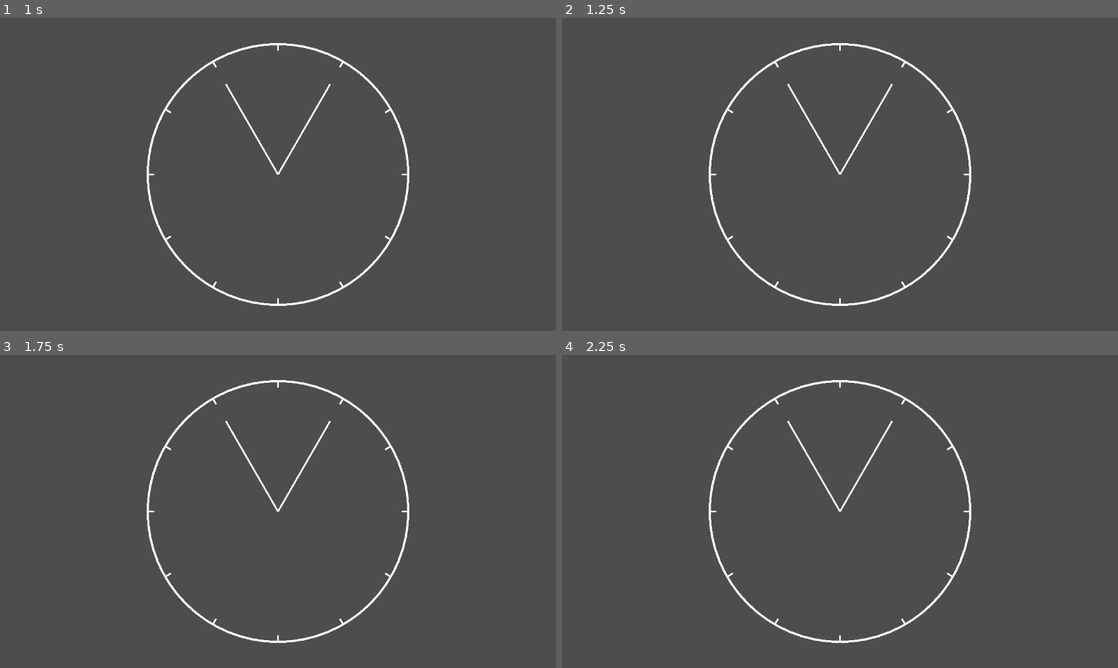
Above: before the commit, frames 1-4 (two rows, left to right).
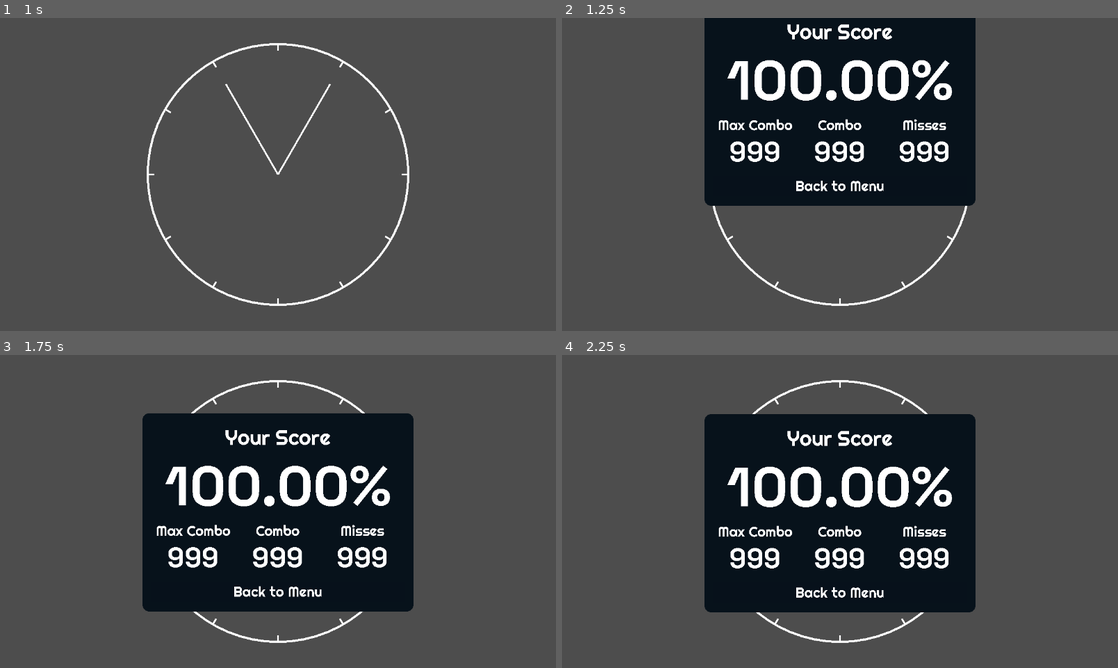
Above: after the commit, the same moments.

Repository: jollyroger182/clocked-in
Game: Godot game, scene res://scenes/menu/menu.tscn
Two runs of this game, one before a commit and one after it. Both use one fixed random seed, a clock stepped at 60 frames per second and the inputs below. Sound files missing from this copy of the repository are replaced by a short silence.
Inputs (mouse positions are in pixels of both pictures, inside the frame that each line leads up to):
- Up to frame 1 (1 s): click "play" at 0.5 s
- Up to frame 2 (1.25 s): no input
- Up to frame 3 (1.75 s): click (278, 524) at 1.25 s, where only the run after the commit has a clickable "Back to Menu"
- Up to frame 4 (2.25 s): tap Enter at 2 s; move the mouse to (962, 495) at 2.02 s; hold Right from 2.03 s (still down); hold Space (hit) from 2.03 s (still down); click (962, 495) at 2.17 s

Frame 1 is identical in both runs. In frame 2, 29% of the frame differs, in the area x 25-75%, y 0-60%; in frame 3, 31%; in frame 4, 31%, in the area x 25-75%, y 18-83%.

Commit message:
add ending menu, todo set text

Diff:
--- a/assets/resources/themes/good.tres
+++ b/assets/resources/themes/good.tres
@@ -1,6 +1,7 @@
-[gd_resource type="Theme" load_steps=7 format=3 uid="uid://b1ma6lppmv7qs"]
+[gd_resource type="Theme" load_steps=18 format=3 uid="uid://b1ma6lppmv7qs"]
 
 [ext_resource type="FontFile" uid="uid://dspt8oan81kdr" path="res://assets/fonts/Righteous-Regular.ttf" id="1_2wfrt"]
+[ext_resource type="FontFile" uid="uid://dq1nhpf7cww06" path="res://assets/fonts/SpaceGrotesk-Bold.ttf" id="2_8tbei"]
 
 [sub_resource type="StyleBoxEmpty" id="StyleBoxEmpty_2wfrt"]
 
@@ -30,8 +31,77 @@
 expand_margin_bottom = 2.0
 anti_aliasing = false
 
+[sub_resource type="StyleBoxFlat" id="StyleBoxFlat_rtlwo"]
+bg_color = Color(0.83137256, 0.8745098, 0.78039217, 1)
+corner_radius_top_left = 8
+corner_radius_top_right = 8
+corner_radius_bottom_right = 8
+corner_radius_bottom_left = 8
+
+[sub_resource type="StyleBoxEmpty" id="StyleBoxEmpty_v5a4g"]
+
+[sub_resource type="StyleBoxFlat" id="StyleBoxFlat_gu1e8"]
+content_margin_left = 8.0
+content_margin_top = 0.0
+content_margin_right = 8.0
+content_margin_bottom = 0.0
+bg_color = Color(0.050980393, 0.09411765, 0.12941177, 1)
+corner_radius_top_left = 8
+corner_radius_top_right = 8
+corner_radius_bottom_right = 8
+corner_radius_bottom_left = 8
+
 [sub_resource type="StyleBoxFlat" id="StyleBoxFlat_8tbei"]
 bg_color = Color(0.02745098, 0.07058824, 0.105882354, 1)
+
+[sub_resource type="StyleBoxFlat" id="StyleBoxFlat_kusne"]
+bg_color = Color(0.050980393, 0.09411765, 0.12941177, 1)
+corner_radius_top_left = 4
+corner_radius_top_right = 4
+corner_radius_bottom_right = 4
+corner_radius_bottom_left = 4
+
+[sub_resource type="StyleBoxFlat" id="StyleBoxFlat_ergtw"]
+bg_color = Color(0.078332834, 0.13241568, 0.17667487, 1)
+corner_radius_top_left = 4
+corner_radius_top_right = 4
+corner_radius_bottom_right = 4
+corner_radius_bottom_left = 4
+
+[sub_resource type="StyleBoxFlat" id="StyleBoxFlat_2eu43"]
+bg_color = Color(0.050980393, 0.09411765, 0.12941177, 1)
+corner_radius_top_left = 4
+corner_radius_top_right = 4
+corner_radius_bottom_right = 4
+corner_radius_bottom_left = 4
+
+[sub_resource type="StyleBoxFlat" id="StyleBoxFlat_qfovf"]
+bg_color = Color(0.078431375, 0.13333334, 0.1764706, 1)
+corner_radius_top_left = 4
+corner_radius_top_right = 4
+corner_radius_bottom_right = 4
+corner_radius_bottom_left = 4
+
+[sub_resource type="StyleBoxFlat" id="StyleBoxFlat_n1gol"]
+content_margin_left = 8.0
+content_margin_top = 0.0
+content_margin_right = 8.0
+content_margin_bottom = 0.0
+bg_color = Color(0.050980393, 0.09411765, 0.12941177, 1)
+corner_radius_top_left = 8
+corner_radius_top_right = 8
+corner_radius_bottom_right = 8
+corner_radius_bottom_left = 8
+
+[sub_resource type="StyleBoxEmpty" id="StyleBoxEmpty_jxt4s"]
+
+[sub_resource type="StyleBoxFlat" id="StyleBoxFlat_4cm23"]
+content_margin_left = 8.0
+bg_color = Color(0.050699998, 0.09431501, 0.13, 1)
+corner_radius_top_left = 8
+corner_radius_top_right = 8
+corner_radius_bottom_right = 8
+corner_radius_bottom_left = 8
 
 [resource]
 Button/colors/font_color = Color(1, 1, 1, 1)
@@ -44,7 +114,24 @@
 Button/styles/hover = SubResource("StyleBoxFlat_q1pu2")
 Button/styles/normal = SubResource("StyleBoxFlat_2wfrt")
 Button/styles/pressed = SubResource("StyleBoxFlat_1owqq")
+HSlider/styles/grabber_area = SubResource("StyleBoxFlat_rtlwo")
 Label/font_sizes/font_size = 32
 Label/fonts/font = ExtResource("1_2wfrt")
+LineEdit/font_sizes/font_size = 24
+LineEdit/fonts/font = ExtResource("2_8tbei")
+LineEdit/styles/focus = SubResource("StyleBoxEmpty_v5a4g")
+LineEdit/styles/normal = SubResource("StyleBoxFlat_gu1e8")
 Panel/styles/panel = SubResource("StyleBoxFlat_8tbei")
+SpinBox/constants/buttons_width = 20
+SpinBox/constants/field_and_buttons_separation = 4
+SpinBox/styles/down_background_hovered = SubResource("StyleBoxFlat_kusne")
+SpinBox/styles/down_background_pressed = SubResource("StyleBoxFlat_ergtw")
+SpinBox/styles/up_background_hovered = SubResource("StyleBoxFlat_2eu43")
+SpinBox/styles/up_background_pressed = SubResource("StyleBoxFlat_qfovf")
+SpinBoxInnerLineEdit/base_type = &"LineEdit"
+SpinBoxInnerLineEdit/styles/normal = SubResource("StyleBoxFlat_n1gol")
+TextEdit/font_sizes/font_size = 24
+TextEdit/fonts/font = ExtResource("2_8tbei")
+TextEdit/styles/focus = SubResource("StyleBoxEmpty_jxt4s")
+TextEdit/styles/normal = SubResource("StyleBoxFlat_4cm23")
 VBoxContainer/constants/separation = 20
--- a/autoloads/game_state.gd
+++ b/autoloads/game_state.gd
@@ -2,3 +2,18 @@
 
 var level: Dictionary
 var music_path: String
+
+var stats: Dictionary = {
+	'score' = 0,
+	'max_combo' = 0,
+	'perfects' = 0,
+	'combo' = 0,
+	'misses' = 0,
+	'total_offset' = 0.0,
+	'num_notes' = 0,
+	'avg_offset' = 0.0,
+	'finished' = false,
+	'percentage_notes' = 0.0,
+	'percentage_score' = 0.0,
+	'percentage_overall' = 0.0
+}
--- a/scenes/game/game.gd
+++ b/scenes/game/game.gd
@@ -11,6 +11,7 @@
 
 
 func _ready() -> void:
+	GameState.stats['num_notes'] = events.size()
 	conductor.volume_linear = Settings.master_volume * Settings.music_volume
 	var stream = AudioStreamWAV.load_from_file(GameState.music_path)
 	conductor.set_audio(stream)
@@ -18,6 +19,8 @@
 
 
 func _process(_delta: float) -> void:
+	if not conductor.playing:
+		end(true)
 	var pos = conductor.playback_pos - Settings.offset/1000.0
 	while event_index < events.size() and pos > events[event_index]["time"]:
 		var event = events[event_index]
@@ -32,6 +35,13 @@
 		event_index += 1
 	hands.process()
 
+func end(finished: bool) -> void:
+	if finished:
+		GameState.stats['finished'] = finished
+		GameState.stats['avg_offset'] = GameState.stats['total_offset'] / (GameState.stats['num_notes'] - GameState.stats['misses'])
+		$menus/summary.enter()
+	else:
+		SceneManager.change_scene("menu")
 
 func _unhandled_key_input(event: InputEvent) -> void:
 	if event.is_action_pressed("pause"):
--- a/scenes/game/game.tscn
+++ b/scenes/game/game.tscn
@@ -7,12 +7,13 @@
 [ext_resource type="Script" uid="uid://cy4axvv5kvnwb" path="res://scenes/game/notes.gd" id="3_lfrn8"]
 [ext_resource type="PackedScene" uid="uid://dqsf0q8tcjq44" path="res://scenes/menu/pause.tscn" id="6_5i0tg"]
 [ext_resource type="PackedScene" uid="uid://dc01fvxkslqib" path="res://scenes/menu/countdown.tscn" id="7_bdhmt"]
+[ext_resource type="PackedScene" uid="uid://cxfpytscooaui" path="res://scenes/menu/summary.tscn" id="8_87uf6"]
 
 [node name="Game" type="Node2D" node_paths=PackedStringArray("conductor", "hands", "pause_menu")]
 script = ExtResource("1_kelw5")
 conductor = NodePath("Conductor")
 hands = NodePath("Hands")
-pause_menu = NodePath("CanvasLayer/pause")
+pause_menu = NodePath("menus/pause")
 
 [node name="Input" type="Node" parent="."]
 script = ExtResource("2_kelw5")
@@ -46,9 +47,12 @@
 [node name="tierSpawn" type="Marker2D" parent="."]
 position = Vector2(501, 223)
 
-[node name="CanvasLayer" type="CanvasLayer" parent="."]
+[node name="menus" type="CanvasLayer" parent="."]
 
-[node name="pause" parent="CanvasLayer" instance=ExtResource("6_5i0tg")]
+[node name="pause" parent="menus" instance=ExtResource("6_5i0tg")]
 visible = false
 
-[node name="countdown" parent="CanvasLayer" instance=ExtResource("7_bdhmt")]
+[node name="countdown" parent="menus" instance=ExtResource("7_bdhmt")]
+
+[node name="summary" parent="menus" instance=ExtResource("8_87uf6")]
+visible = false
--- a/scenes/game/notes.gd
+++ b/scenes/game/notes.gd
@@ -38,13 +38,25 @@
 	var note = notes[note_index]
 	var diff = conductor.playback_pos - Settings.offset/1000.0 - note["time"]
 	print(note, " ", diff, " ", note_index)
+	var index := 0
 	for t in tiers:
+		index += 1
 		if abs(diff) < t.get("threshold"):
 			print("judge: ", t)
 			_spawn_tier(t["tier"], diff, t["color"])
+			# stats stuff update
+			GameState.stats['score'] += t['score']
+			if index == tiers.size() - 1:
+				GameState.stats['combo'] = 0
+				GameState.stats['misses'] += 1
+			else:
+				GameState.stats['combo'] += 1
+				if GameState.stats['max_combo'] < GameState.stats['combo']: GameState.stats['max_combo'] = GameState.stats['combo']
+				GameState.stats['total_offset'] += diff
+			if index == 0:
+				GameState.stats['perfects'] += 1
 			note_index += 1
 			break
-
 
 func _process(_delta: float) -> void:
 	while note_index < notes.size() and notes[note_index]["time"] <= conductor.playback_pos - Settings.offset/1000.0 - miss_tier["threshold"]:
--- a/scenes/game/tier.tscn
+++ b/scenes/game/tier.tscn
@@ -16,9 +16,9 @@
 
 [node name="tierLabel" type="Label" parent="."]
 offset_left = -256.0
-offset_top = -74.0
+offset_top = -67.0
 offset_right = 256.0
-offset_bottom = -1.0
+offset_bottom = 6.0
 theme_override_fonts/font = ExtResource("2_xgi6i")
 text = "Perfect"
 label_settings = SubResource("LabelSettings_j67af")
--- a/scenes/menu/pause.tscn
+++ b/scenes/menu/pause.tscn
@@ -13,7 +13,7 @@
 material = ExtResource("1_4wejy")
 anchors_preset = 9
 anchor_bottom = 1.0
-offset_right = 186.0
+offset_right = 256.0
 grow_vertical = 2
 theme = ExtResource("2_1mvc1")
 script = ExtResource("3_1mso8")
@@ -22,12 +22,12 @@
 layout_mode = 1
 anchors_preset = 9
 anchor_bottom = 1.0
-offset_right = 186.0
+offset_right = 256.0
 grow_vertical = 2
-theme_override_constants/margin_left = 10
-theme_override_constants/margin_top = 20
-theme_override_constants/margin_right = 10
-theme_override_constants/margin_bottom = 20
+theme_override_constants/margin_left = 20
+theme_override_constants/margin_top = 40
+theme_override_constants/margin_right = 20
+theme_override_constants/margin_bottom = 40
 
 [node name="VBoxContainer" type="VBoxContainer" parent="MarginContainer"]
 layout_mode = 2
--- /dev/null
+++ b/scenes/menu/summary.gd
@@ -0,0 +1,14 @@
+extends Panel
+
+var duration = 1.5
+
+func _on_menubutton_button_up() -> void:
+	SceneManager.change_scene("menu")
+
+func enter() -> void:
+	global_position.y = -size.y
+	self.visible = true
+	var tween = create_tween()
+	tween.set_trans(Tween.TRANS_EXPO)
+	tween.set_ease(Tween.EASE_OUT)
+	tween.tween_property(self, "global_position:y", 136, duration)
--- /dev/null
+++ b/scenes/menu/summary.tscn
@@ -0,0 +1,139 @@
+[gd_scene load_steps=10 format=3 uid="uid://cxfpytscooaui"]
+
+[ext_resource type="Theme" uid="uid://b1ma6lppmv7qs" path="res://assets/resources/themes/good.tres" id="1_hkttv"]
+[ext_resource type="Material" uid="uid://ticmeo4nqnw0" path="res://assets/resources/shaders/pixelmaterial.tres" id="2_ugynv"]
+[ext_resource type="Script" uid="uid://oa88hiyrokhy" path="res://scenes/menu/summary.gd" id="3_hgtqp"]
+[ext_resource type="FontFile" uid="uid://dq1nhpf7cww06" path="res://assets/fonts/SpaceGrotesk-Bold.ttf" id="3_ugynv"]
+
+[sub_resource type="StyleBoxFlat" id="StyleBoxFlat_hgtqp"]
+bg_color = Color(0.02745098, 0.07058824, 0.105882354, 1)
+corner_radius_top_left = 16
+corner_radius_top_right = 16
+corner_radius_bottom_right = 16
+corner_radius_bottom_left = 16
+
+[sub_resource type="LabelSettings" id="LabelSettings_hgtqp"]
+font = ExtResource("3_ugynv")
+font_size = 128
+
+[sub_resource type="LabelSettings" id="LabelSettings_4mkqn"]
+font = ExtResource("3_ugynv")
+font_size = 64
+
+[sub_resource type="LabelSettings" id="LabelSettings_3r05i"]
+font = ExtResource("3_ugynv")
+font_size = 64
+
+[sub_resource type="LabelSettings" id="LabelSettings_53p0c"]
+font = ExtResource("3_ugynv")
+font_size = 64
+
+[node name="summary" type="Panel"]
+material = ExtResource("2_ugynv")
+anchors_preset = 8
+anchor_left = 0.5
+anchor_top = 0.5
+anchor_right = 0.5
+anchor_bottom = 0.5
+offset_left = -312.0
+offset_top = -224.0
+offset_right = 312.0
+offset_bottom = 232.0
+grow_horizontal = 2
+grow_vertical = 2
+theme = ExtResource("1_hkttv")
+theme_override_styles/panel = SubResource("StyleBoxFlat_hgtqp")
+script = ExtResource("3_hgtqp")
+
+[node name="MarginContainer" type="MarginContainer" parent="."]
+material = ExtResource("2_ugynv")
+layout_mode = 1
+anchors_preset = 15
+anchor_right = 1.0
+anchor_bottom = 1.0
+grow_horizontal = 2
+grow_vertical = 2
+theme_override_constants/margin_left = 20
+theme_override_constants/margin_top = 25
+theme_override_constants/margin_right = 20
+theme_override_constants/margin_bottom = 25
+
+[node name="VBoxContainer" type="VBoxContainer" parent="MarginContainer"]
+layout_mode = 2
+theme_override_constants/separation = 0
+
+[node name="title" type="Label" parent="MarginContainer/VBoxContainer"]
+layout_mode = 2
+theme_override_font_sizes/font_size = 48
+text = "Your Score"
+horizontal_alignment = 1
+
+[node name="percentage" type="Label" parent="MarginContainer/VBoxContainer"]
+layout_mode = 2
+text = "100.00%"
+label_settings = SubResource("LabelSettings_hgtqp")
+horizontal_alignment = 1
+
+[node name="HBoxContainer" type="HBoxContainer" parent="MarginContainer/VBoxContainer"]
+layout_mode = 2
+theme_override_constants/separation = 20
+alignment = 1
+
+[node name="mcombovbox" type="VBoxContainer" parent="MarginContainer/VBoxContainer/HBoxContainer"]
+custom_minimum_size = Vector2(175, 0)
+layout_mode = 2
+theme_override_constants/separation = 0
+
+[node name="mcombolabel" type="Label" parent="MarginContainer/VBoxContainer/HBoxContainer/mcombovbox"]
+layout_mode = 2
+text = "Max Combo"
+horizontal_alignment = 1
+
+[node name="mcombo" type="Label" parent="MarginContainer/VBoxContainer/HBoxContainer/mcombovbox"]
+layout_mode = 2
+text = "999"
+label_settings = SubResource("LabelSettings_4mkqn")
+horizontal_alignment = 1
+
+[node name="scorevbox" type="VBoxContainer" parent="MarginContainer/VBoxContainer/HBoxContainer"]
+custom_minimum_size = Vector2(175, 0)
+layout_mode = 2
+theme_override_constants/separation = 0
+
+[node name="scorelabel" type="Label" parent="MarginContainer/VBoxContainer/HBoxContainer/scorevbox"]
+layout_mode = 2
+text = "Combo"
+horizontal_alignment = 1
+
+[node name="score" type="Label" parent="MarginContainer/VBoxContainer/HBoxContainer/scorevbox"]
+layout_mode = 2
+text = "999"
+label_settings = SubResource("LabelSettings_3r05i")
+horizontal_alignment = 1
+
+[node name="missesvbox" type="VBoxContainer" parent="MarginContainer/VBoxContainer/HBoxContainer"]
+custom_minimum_size = Vector2(175, 0)
+layout_mode = 2
+theme_override_constants/separation = 0
+
+[node name="misseslabel" type="Label" parent="MarginContainer/VBoxContainer/HBoxContainer/missesvbox"]
+layout_mode = 2
+text = "Misses"
+horizontal_alignment = 1
+
+[node name="misses" type="Label" parent="MarginContainer/VBoxContainer/HBoxContainer/missesvbox"]
+layout_mode = 2
+text = "999"
+label_settings = SubResource("LabelSettings_53p0c")
+horizontal_alignment = 1
+
+[node name="spacer" type="Control" parent="MarginContainer/VBoxContainer"]
+custom_minimum_size = Vector2(0, 14)
+layout_mode = 2
+
+[node name="menubutton" type="Button" parent="MarginContainer/VBoxContainer"]
+layout_mode = 2
+size_flags_vertical = 10
+text = "Back to Menu"
+
+[connection signal="button_up" from="MarginContainer/VBoxContainer/menubutton" to="." method="_on_menubutton_button_up"]
Not shown: 1 places in scenes/game/game.tscn that only renumber resources
Not shown, added: scenes/menu/summary.gd.uid
